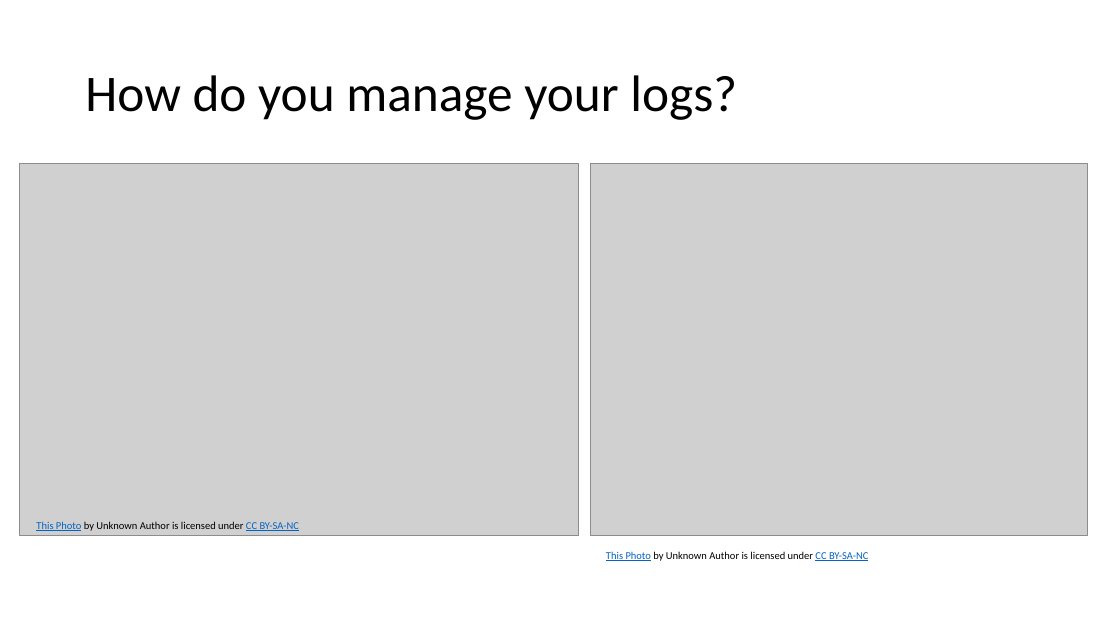
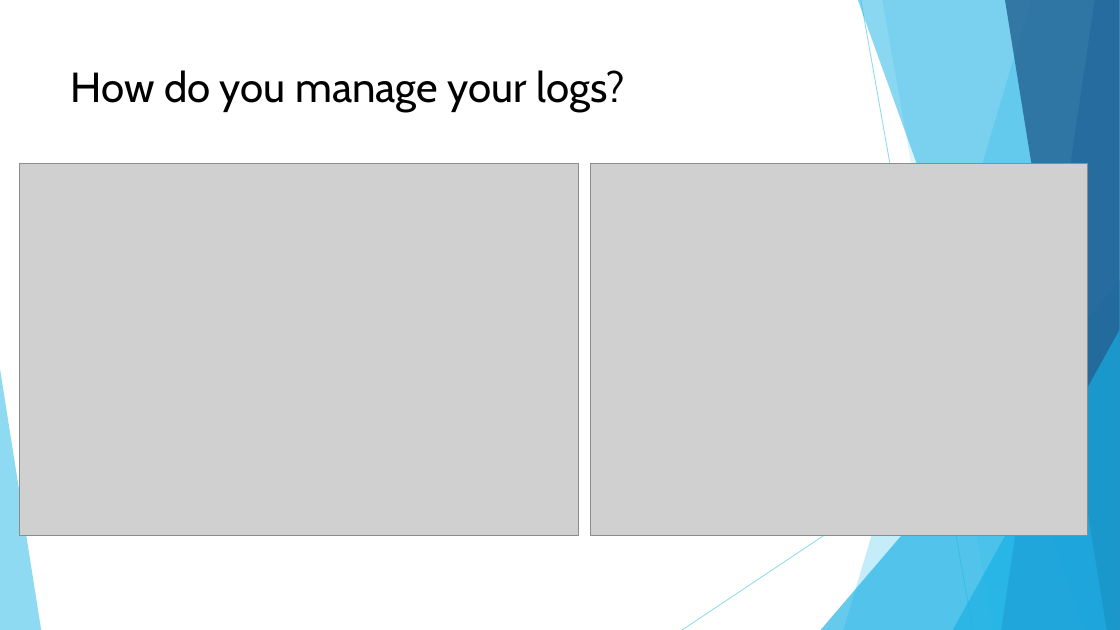
Before and after one commit to achance/GAB19, a slide deck: slide 2 of Leveraging Log Analytics in Custom Applications.pptx. Drawn at 1120x630 pixels with LibreOffice and Linux fonts; fonts in the diff are those of the drawing; grey boxes stand for pictures. Boxes give left, top, right and bottom in pixels: in the first picture for what was removed or moved away, otherwise in the second. Text is boxed around its words. In the diff, an @@ line names an element or a change of style, - is before the commit and + after.

```diff
--- a/Leveraging Log Analytics in Custom Applications.pptx
+++ b/Leveraging Log Analytics in Custom Applications.pptx
@@ title "How do you manage your ...": place and size @@
-title "How do you manage your ..." at [85,75,737,120]
+title "How do you manage your ..." at [71,70,625,112]
@@ title "How do you manage your ..." at [71,70,625,112]: size 44 to 36 pt, font Calibri to Cabin; line spacing 0.9 to 1; vertical alignment middle to top @@
@@ group added at [0,0,1120,630]: 5 freeform shapes, 3 triangles, 2 lines @@
@@ text removed at [36,521,300,531] @@
-This Photo by Unknown Author is licensed under CC BY-SA-NC
@@ text removed at [606,551,869,561] @@
-This Photo by Unknown Author is licensed under CC BY-SA-NC
```
Also in this commit, not shown: 4 other slides changed, 1 slide added, 1 slide removed.
